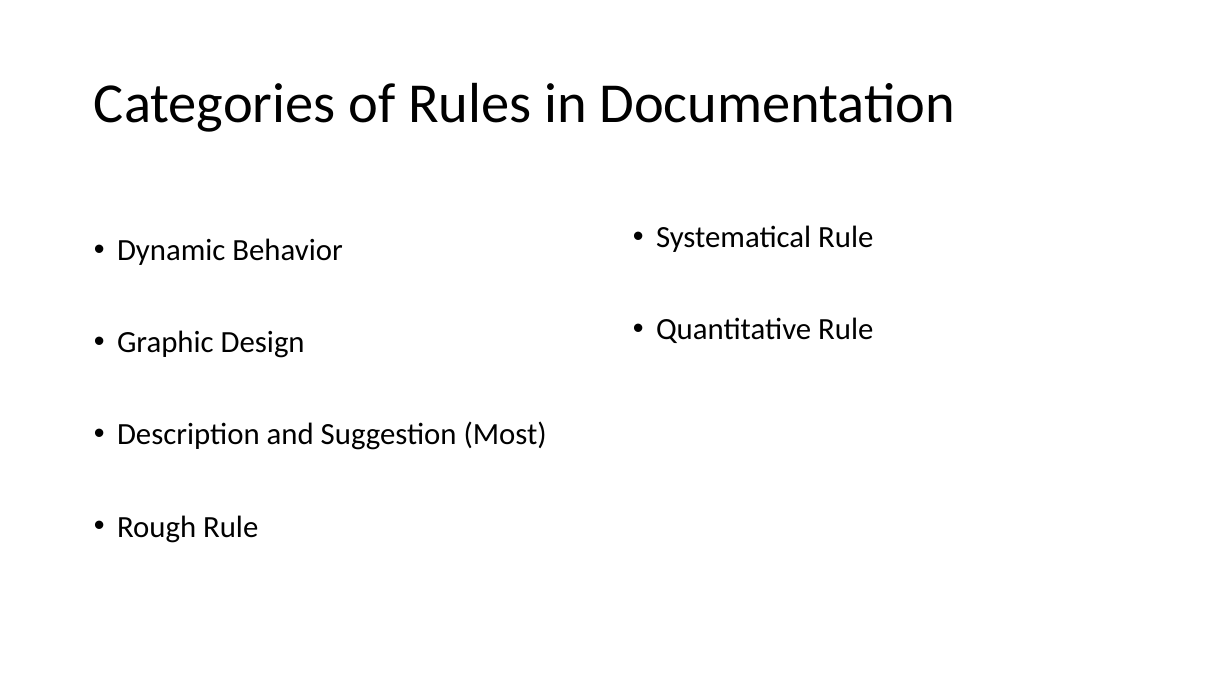
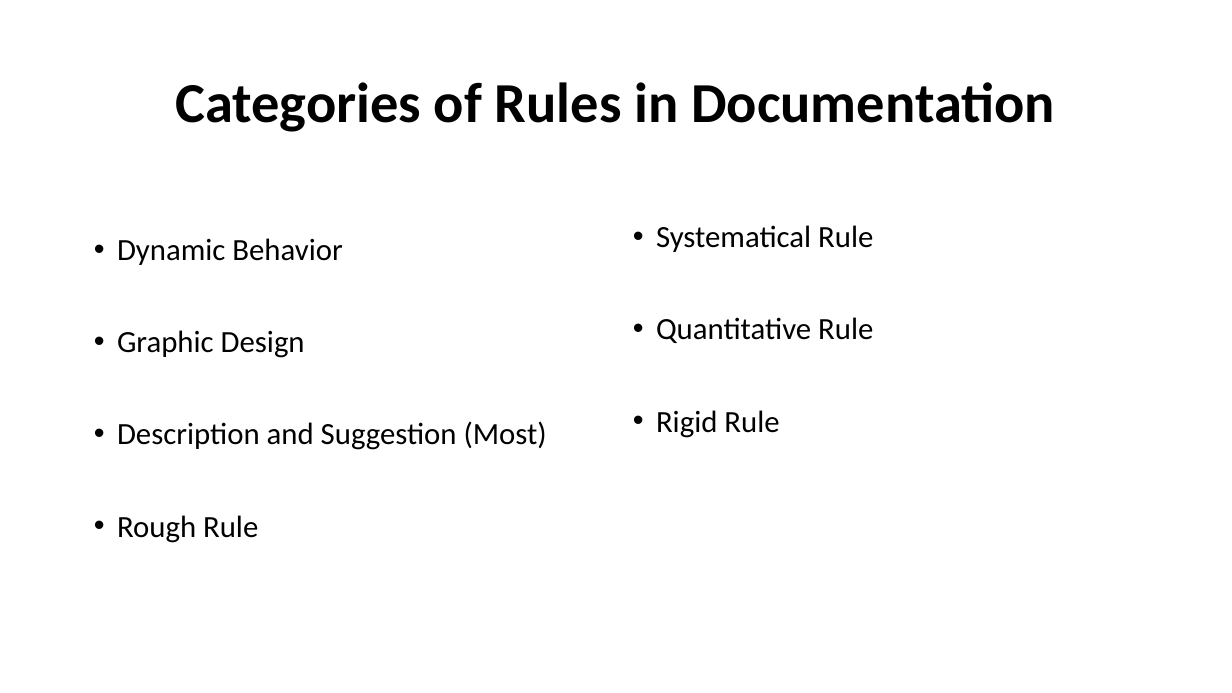
Before and after one commit to MulongXie/AppRuleCheck-Android, a slide deck: slide 3 of doc/week2.pptx. Drawn at 1232x693 pixels with LibreOffice and Linux fonts; fonts in the diff are those of the drawing. Boxes give left, top, right and bottom in pixels: in the first picture for what was removed or moved away, otherwise in the second. Text is boxed around its words. In the diff, an @@ line names an element or a change of style, - is before the commit and + after.

```diff
--- a/doc/week2.pptx
+++ b/doc/week2.pptx
@@ title "Categories of Rules in Documentation" at box(175, 82, 1055, 132): bold on; alignment left to centre @@
@@ text at box(656, 410, 779, 438): paragraph added @@
+• Rigid Rule
```
Also in this commit, not shown: 4 other slides changed, 4 slides added, 1 other file.
